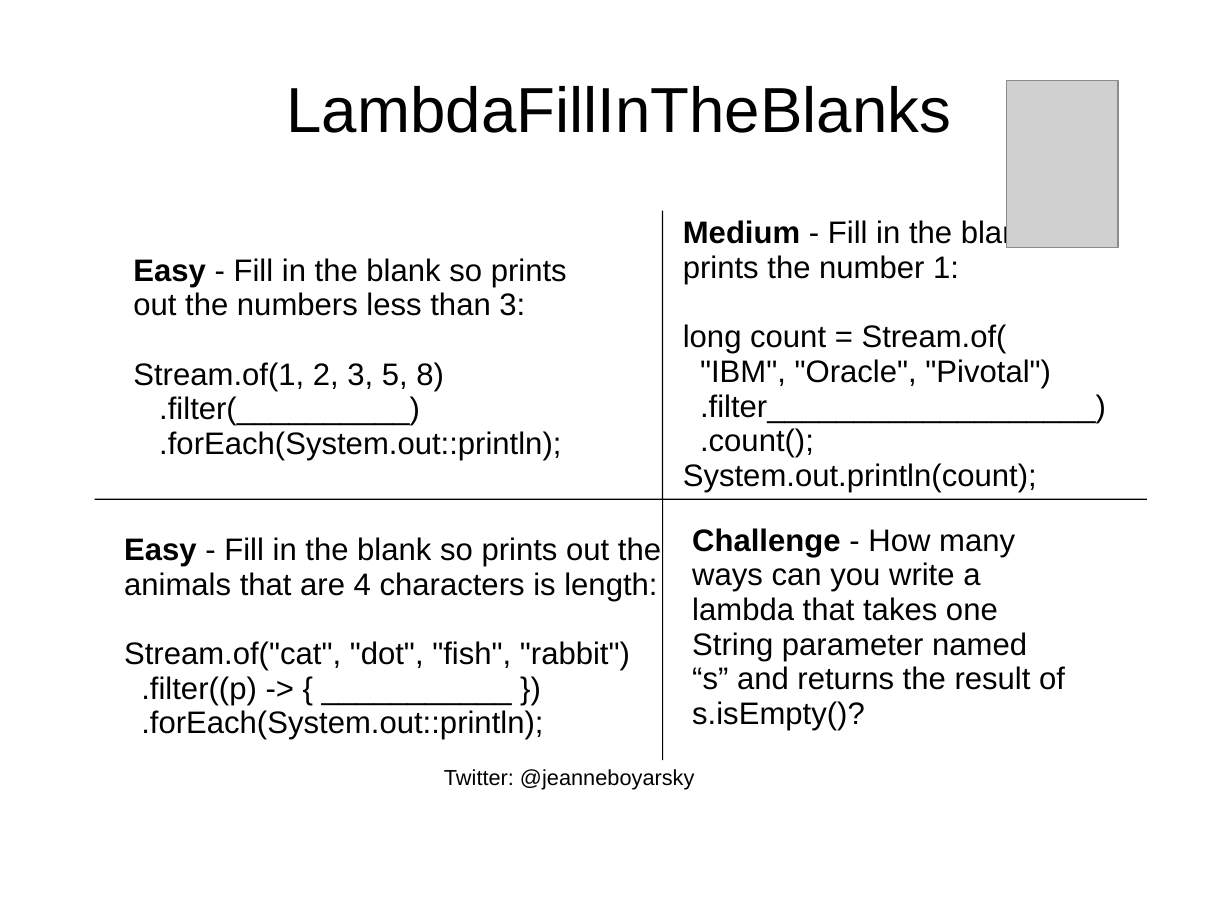
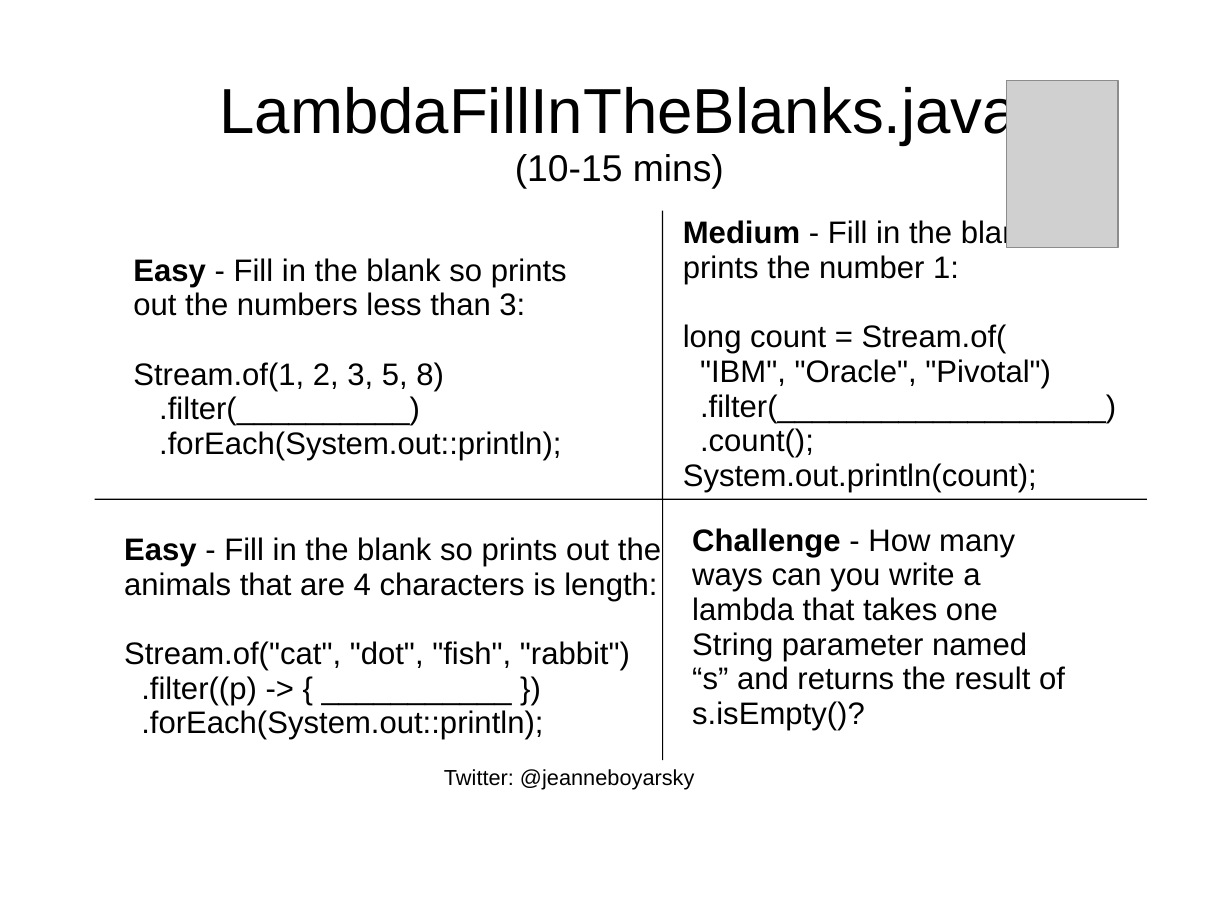
Before and after one commit to boyarsky/java-8-streams-by-puzzles, a slide deck: slide 12 of docs/Slides.ppt. Drawn at 1232x924 pixels with LibreOffice and Linux fonts; fonts in the diff are those of the drawing; grey boxes stand for pictures; background and template pictures are left out. Boxes give left, top, right and bottom in pixels: in the first picture for what was removed or moved away, otherwise in the second. Text is boxed around its words. In the diff, an @@ line names an element or a change of style, - is before the commit and + after.

```diff
--- a/docs/Slides.ppt
+++ b/docs/Slides.ppt
@@ title at [219,83,1018,189]: text changed @@
-LambdaFillInTheBlanks
+LambdaFillInTheBlanks.java
+(10-15 mins)
@@ text at [700,394,1116,423]: text changed @@
-.filter___________________)
+.filter(___________________)
```
Also in this commit, not shown: 13 other slides changed, 1 other file.
